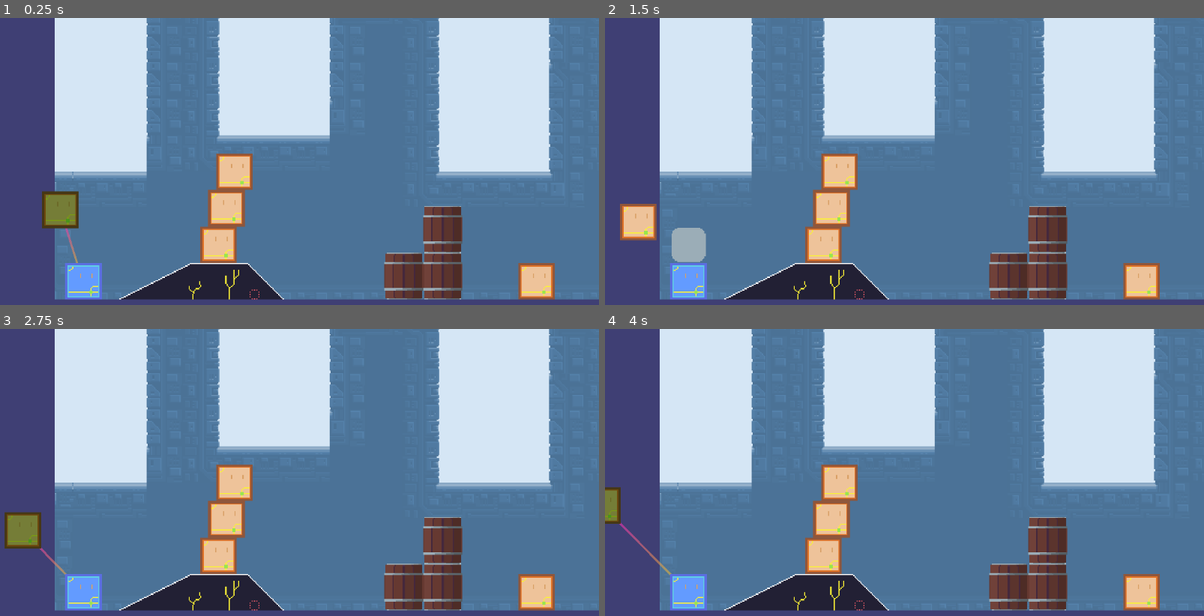
Above: before the commit, frames 1-4 (two rows, left to right).
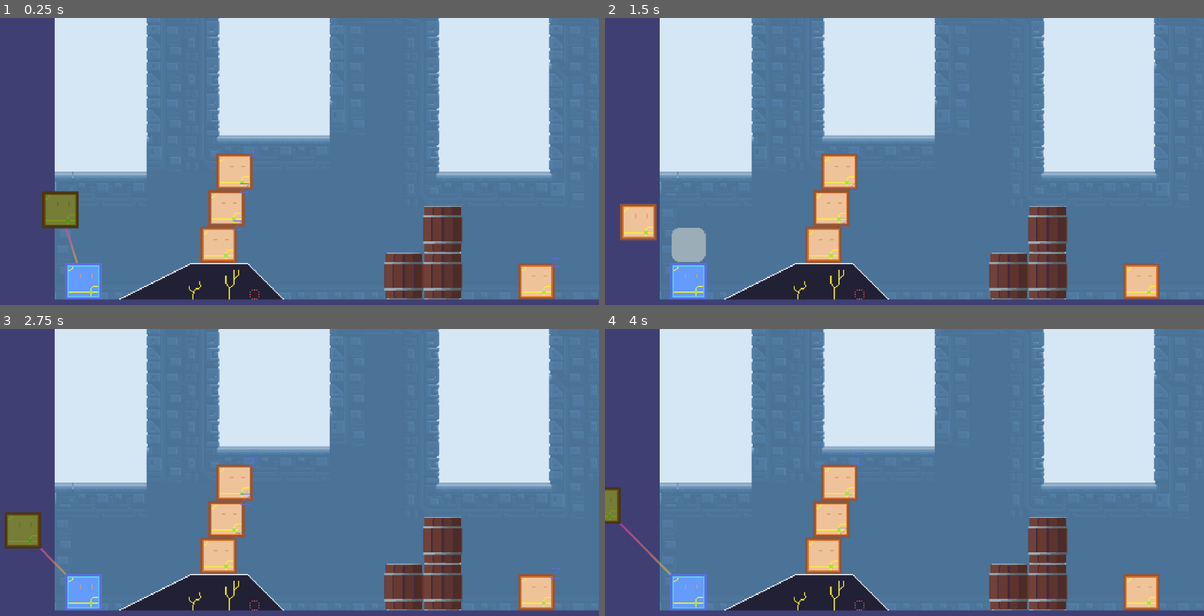
Above: after the commit, the same moments.

Repository: jeffrey-22/cissa-game-jam
Game: Godot game, scene res://scene/level/main_level.tscn
Two runs of this game, one before a commit and one after it. Both use one fixed random seed, a clock stepped at 60 frames per second and the inputs below.
Inputs (mouse positions are in pixels of both pictures, inside the frame that each line leads up to):
- Up to frame 1 (0.25 s): no input
- Up to frame 2 (1.5 s): drag from (688, 282) to (646, 201) at 0.52 s; drag from (616, 193) to (688, 282) at 1.27 s
- Up to frame 3 (2.75 s): move the mouse to (233, 483) at 2.02 s; click (233, 483) at 2.17 s
- Up to frame 4 (4 s): drag from (1144, 593) to (628, 529) at 2.77 s; tap Enter at 3.5 s; drag from (820, 555) to (1144, 593) at 3.52 s

The runs differ from the first frame. In frame 1, 0.1% of the frame differs, in the area x 35-94%, y 44-91%; in frame 2, less than 0.1%; in frame 3, 0.1%; in frame 4, less than 0.1%.

Commit message:
sleep animation

Diff:
--- a/scene/player/player.tscn
+++ b/scene/player/player.tscn
@@ -12,8 +12,18 @@
 position = Vector2(73, -64)
 is_starting_tile = true
 
+[node name="SleepingParticles" parent="StartingPlayerTile" index="4"]
+visible = false
+
 [node name="PlayerTile2" parent="." instance=ExtResource("2_3ac41")]
 position = Vector2(73, -119)
+
+[node name="AnimatedSprite2D" parent="PlayerTile2" index="1"]
+animation = &"default_idle"
+frame_progress = 0.0
+
+[node name="SleepingParticles" parent="PlayerTile2" index="4"]
+visible = false
 
 [node name="PlayerTile" parent="." instance=ExtResource("2_3ac41")]
 position = Vector2(205, -160)
@@ -45,3 +55,6 @@
 volume_db = -15.0
 
 [connection signal="child_entered_tree" from="." to="." method="_on_child_entered_tree"]
+
+[editable path="StartingPlayerTile"]
+[editable path="PlayerTile2"]
--- a/scene/player/player_tile/player_tile.gd
+++ b/scene/player/player_tile/player_tile.gd
@@ -124,18 +124,24 @@
 func enter_new_drag_state(state: DragState, should_flush: bool = true) -> void:
 	match state:
 		DragState.NORMAL:
+			sleeping_particles_node.visible = false
 			pass
 		DragState.NORMAL_HOVER:
+			sleeping_particles_node.visible = false
 			animated_sprite_node.scale *= 1.1
 		DragState.DRAGGING:
+			sleeping_particles_node.visible = false
 			Globals.is_mouse_dragging = true
 			disable_physics(should_flush)
 		DragState.AFLOAT:
+			sleeping_particles_node.visible = false
 			animated_sprite_node.modulate = Color(0.7, 0.8, 0.6, 1)
 			# first disable physics then decide new position
 			disable_physics(should_flush)
+			animated_sprite_node.play("default_idle")
 			afloat_target_global_position = get_new_afloat_target_position()
 		DragState.AFLOAT_HOVER:
+			sleeping_particles_node.visible = false
 			disable_physics(should_flush)
 			animated_sprite_node.modulate = Color(0.7, 0.8, 0.6, 1)
 			animated_sprite_node.scale *= 1.1
@@ -144,6 +150,8 @@
 		DragState.UNCOLLECTED_HOVER:
 			disable_physics(should_flush)
 			animated_sprite_node.scale *= 1.1
+
+@onready var sleeping_particles_node = $SleepingParticles
 
 func exit_old_drag_state(state: DragState, should_flush: bool = true) -> void:
 	match state:
@@ -166,6 +174,8 @@
 		DragState.UNCOLLECTED_HOVER:
 			enable_physics(should_flush)
 			animated_sprite_node.scale /= 1.1
+			#animated_sprite_node.play("default_idle")
+			sleeping_particles_node.visible = false
 
 # Main way to change drag state
 func change_drag_state(new_state: DragState, should_flush: bool = true) -> void:
@@ -181,6 +191,7 @@
 		is_physics_active = true
 		promote_central()
 		freeze = false
+		animated_sprite_node.play("central_idle")
 
 func get_distance_from_sprite_center_to_certain_edge(move_direction: Player.AttachDirection):
 	match move_direction:
--- a/scene/player/player_tile/player_tile.tscn
+++ b/scene/player/player_tile/player_tile.tscn
@@ -1,8 +1,10 @@
-[gd_scene load_steps=9 format=3 uid="uid://cpxhsojhdtkyx"]
+[gd_scene load_steps=18 format=3 uid="uid://cpxhsojhdtkyx"]
 
 [ext_resource type="Script" path="res://scene/player/player_tile/player_tile.gd" id="1_i42h4"]
 [ext_resource type="Texture2D" uid="uid://wlicu61qw1lg" path="res://asset/self_made/graphic/player_tile/basic_blue_tile.png" id="2_ocq27"]
 [ext_resource type="Texture2D" uid="uid://de664c0m3553r" path="res://asset/self_made/graphic/player_tile/basic_orange_tile.png" id="2_sulo8"]
+[ext_resource type="Texture2D" uid="uid://cfu5io8axkct0" path="res://asset/self_made/graphic/player_tile/sleeping_player_tile-Sheet.png" id="4_sv4ft"]
+[ext_resource type="Texture2D" uid="uid://c3numpldtwyey" path="res://asset/self_made/graphic/player_tile/blue_z.png" id="5_r5avl"]
 
 [sub_resource type="PhysicsMaterial" id="PhysicsMaterial_1vyo1"]
 
@@ -12,6 +14,22 @@
 
 [sub_resource type="Gradient" id="Gradient_ip6a1"]
 colors = PackedColorArray(0.890196, 0, 0.870588, 0.635294, 0.952941, 0.941176, 0, 0.517647)
+
+[sub_resource type="AtlasTexture" id="AtlasTexture_4oogj"]
+atlas = ExtResource("4_sv4ft")
+region = Rect2(0, 0, 32, 32)
+
+[sub_resource type="AtlasTexture" id="AtlasTexture_kds47"]
+atlas = ExtResource("4_sv4ft")
+region = Rect2(32, 0, 32, 32)
+
+[sub_resource type="AtlasTexture" id="AtlasTexture_aiojm"]
+atlas = ExtResource("4_sv4ft")
+region = Rect2(64, 0, 32, 32)
+
+[sub_resource type="AtlasTexture" id="AtlasTexture_2ghi7"]
+atlas = ExtResource("4_sv4ft")
+region = Rect2(96, 0, 32, 32)
 
 [sub_resource type="SpriteFrames" id="SpriteFrames_igqnm"]
 animations = [{
@@ -30,10 +48,43 @@
 "loop": true,
 "name": &"default_idle",
 "speed": 5.0
+}, {
+"frames": [{
+"duration": 1.0,
+"texture": SubResource("AtlasTexture_4oogj")
+}, {
+"duration": 1.0,
+"texture": SubResource("AtlasTexture_kds47")
+}, {
+"duration": 1.0,
+"texture": SubResource("AtlasTexture_aiojm")
+}, {
+"duration": 1.0,
+"texture": SubResource("AtlasTexture_2ghi7")
+}],
+"loop": true,
+"name": &"sleeping",
+"speed": 2.0
 }]
 
 [sub_resource type="RectangleShape2D" id="RectangleShape2D_dpxrs"]
 size = Vector2(32, 32)
+
+[sub_resource type="Gradient" id="Gradient_0nc74"]
+colors = PackedColorArray(1, 1, 1, 1, 1, 1, 1, 0)
+
+[sub_resource type="GradientTexture1D" id="GradientTexture1D_qpbtw"]
+gradient = SubResource("Gradient_0nc74")
+
+[sub_resource type="ParticleProcessMaterial" id="ParticleProcessMaterial_y7tml"]
+particle_flag_disable_z = true
+emission_shape_offset = Vector3(16, -16, 0)
+direction = Vector3(1, -1, 0)
+initial_velocity_min = 3.0
+initial_velocity_max = 6.0
+gravity = Vector3(0, -20, 0)
+scale_min = 0.2
+color_ramp = SubResource("GradientTexture1D_qpbtw")
 
 [node name="PlayerTile" type="RigidBody2D"]
 collision_mask = 2
@@ -54,7 +105,8 @@
 z_index = 10
 y_sort_enabled = true
 sprite_frames = SubResource("SpriteFrames_igqnm")
-animation = &"default_idle"
+animation = &"sleeping"
+frame_progress = 0.162086
 
 [node name="CollisionShape2D" type="CollisionShape2D" parent="."]
 shape = SubResource("RectangleShape2D_dpxrs")
@@ -64,6 +116,12 @@
 [node name="CollisionShape2D" type="CollisionShape2D" parent="MouseDetectArea2D"]
 shape = SubResource("RectangleShape2D_dpxrs")
 
+[node name="SleepingParticles" type="GPUParticles2D" parent="."]
+z_index = 11
+amount = 2
+process_material = SubResource("ParticleProcessMaterial_y7tml")
+texture = ExtResource("5_r5avl")
+
 [connection signal="input_event" from="MouseDetectArea2D" to="." method="_on_mouse_detect_area_2d_input_event"]
 [connection signal="mouse_entered" from="MouseDetectArea2D" to="." method="_on_mouse_detect_area_2d_mouse_entered"]
 [connection signal="mouse_exited" from="MouseDetectArea2D" to="." method="_on_mouse_detect_area_2d_mouse_exited"]
Binary file added: asset/pack/PixelFantasy_Caves_1.0/sleeping_player_tile.aseprite
Binary file added: asset/self_made/graphic/player_tile/blue_z.png
Not shown, added: asset/self_made/graphic/player_tile/blue_z.png.import
Binary file added: asset/self_made/graphic/player_tile/sleeping_player_tile-Sheet.png
Not shown, added: asset/self_made/graphic/player_tile/sleeping_player_tile-Sheet.png.import
